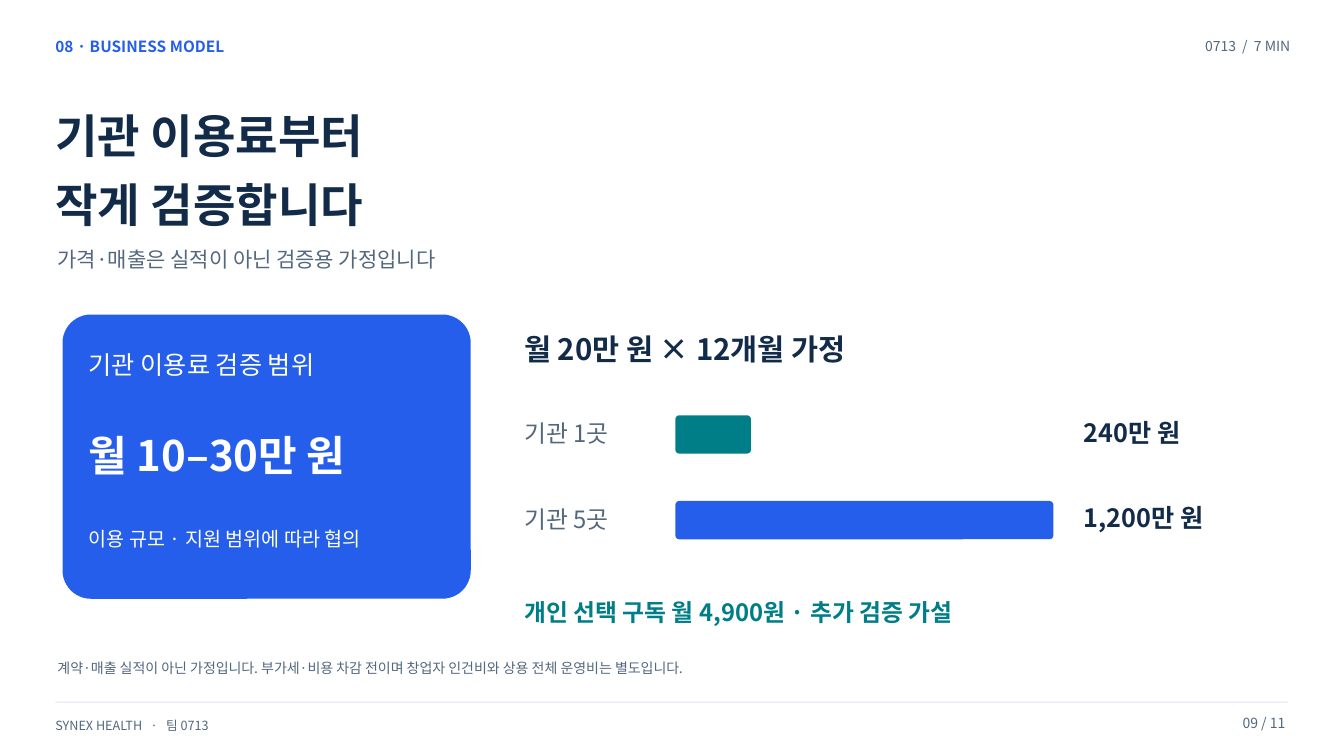
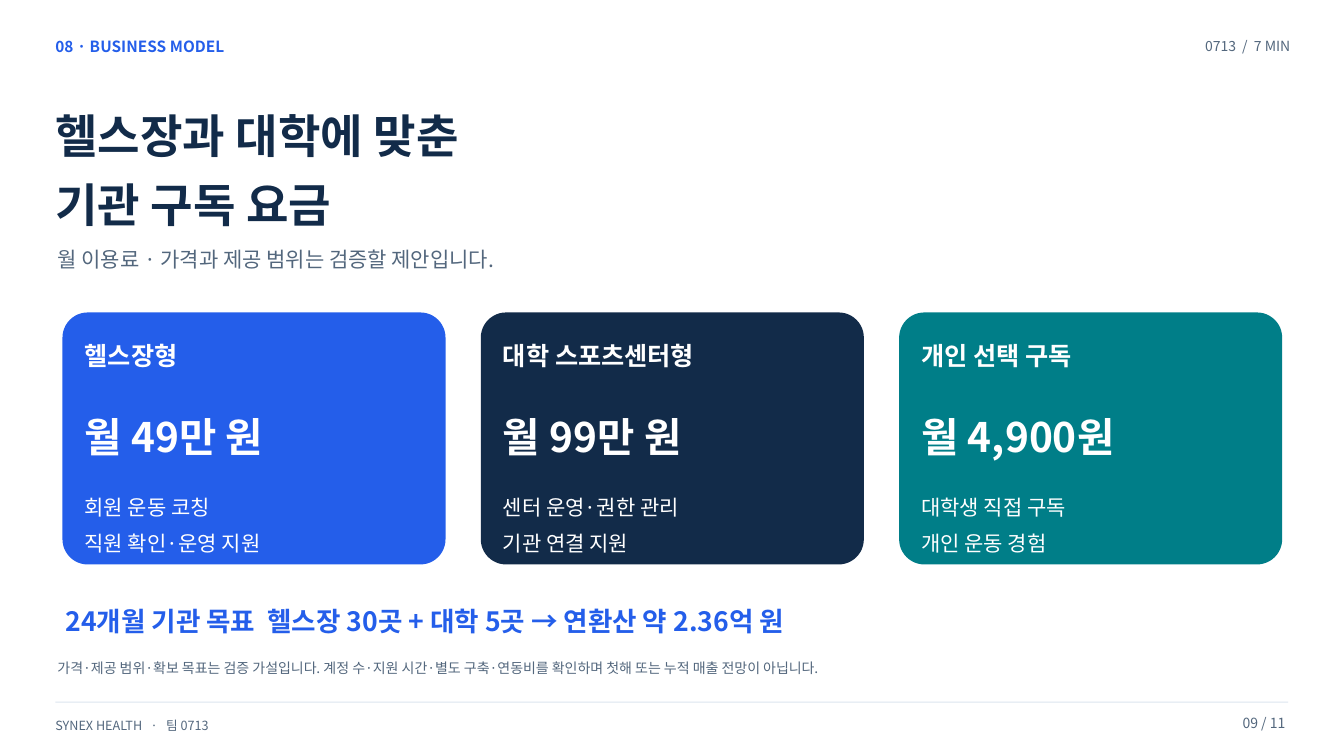
Before and after one commit to hundol047/Synex-Health, a slide deck: slide 9 of docs/pitch-0713/files/Synex_0713_7min.pptx. Drawn at 1344x756 pixels with LibreOffice and Linux fonts; fonts in the diff are those of the drawing. Boxes give left, top, right and bottom in pixels: in the first picture for what was removed or moved away, otherwise in the second. Text is boxed around its words. In the diff, an @@ line names an element or a change of style, - is before the commit and + after.

```diff
--- a/docs/pitch-0713/files/Synex_0713_7min.pptx
+++ b/docs/pitch-0713/files/Synex_0713_7min.pptx
@@ text at <box>55,114,459,227</box>: text changed @@
-기관 이용료부터
-작게 검증합니다
+헬스장과 대학에 맞춘
+기관 구독 요금
@@ text at <box>57,249,495,269</box>: text changed @@
-가격·매출은 실적이 아닌 검증용 가정입니다
+월 이용료 · 가격과 제공 범위는 검증할 제안입니다.
@@ rounded rectangle: place and size @@
-rounded rectangle at <box>63,315,471,599</box>
+rounded rectangle at <box>63,313,446,565</box>
@@ rounded rectangle added at <box>481,313,864,565</box>, fill #122B49 @@
@@ rounded rectangle added at <box>899,313,1282,565</box>, fill #007E88 @@
@@ text at <box>85,343,178,368</box>: text changed; bold on @@
-기관 이용료 검증 범위
+헬스장형
@@ text added at <box>503,343,694,368</box>, 18 pt, text #FFFFFF, bold @@
+대학 스포츠센터형
@@ text removed at <box>524,335,845,363</box> @@
-월 20만 원 × 12개월 가정
@@ text added at <box>921,344,1071,368</box>, 18 pt, text #FFFFFF, bold @@
+개인 선택 구독
@@ text at <box>85,418,263,456</box>: text changed; size 30 to 29 pt @@
-월 10–30만 원
+월 49만 원
@@ text added at <box>503,418,681,456</box>, 29 pt, text #FFFFFF, bold @@
+월 99만 원
@@ rounded rectangle removed at <box>676,415,751,454</box> @@
@@ text added at <box>921,418,1115,461</box>, 29 pt, text #FFFFFF, bold @@
+월 4,900원
@@ text removed at <box>524,422,608,444</box> @@
-기관 1곳
@@ text at <box>85,497,261,553</box>: text changed; size 14 to 15 pt @@
-이용 규모 · 지원 범위에 따라 협의
+회원 운동 코칭
+직원 확인·운영 지원
@@ text at <box>503,497,679,553</box>: text changed; size 18 to 15 pt; text colour #122B49 to #FFFFFF; bold off @@
-240만 원
+센터 운영·권한 관리
+기관 연결 지원
@@ text removed at <box>524,508,608,530</box> @@
-기관 5곳
@@ rounded rectangle removed at <box>676,501,1054,539</box> @@
@@ text at <box>921,497,1066,553</box>: text changed; size 17 to 15 pt; text colour #007E88 to #FFFFFF; bold off @@
-개인 선택 구독 월 4,900원 · 추가 검증 가설
+대학생 직접 구독
+개인 운동 경험
@@ text removed at <box>1084,506,1203,533</box> @@
-1,200만 원
@@ text at <box>65,608,783,634</box>: text changed; size 10 to 19 pt; text colour #53677D to #245EEA; bold on @@
-계약·매출 실적이 아닌 가정입니다. 부가세·비용 차감 전이며 창업자 인건비와 상용 전체 운영비는 별도입니다.
+24개월 기관 목표 헬스장 30곳 + 대학 5곳 → 연환산 약 2.36억 원
@@ text added at <box>57,661,818,674</box>, 10 pt, text #53677D @@
+가격·제공 범위·확보 목표는 검증 가설입니다. 계정 수·지원 시간·별도 구축·연동비를 확인하며 첫해 또는 누적 매출 전망이 아닙니다.
```
Also in this commit, not shown: 2 other slides changed, 15 other files.
